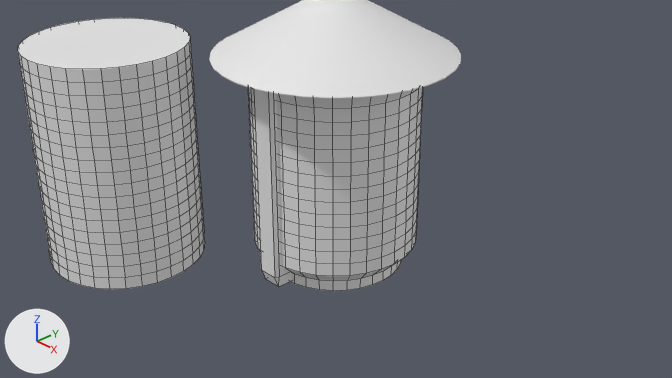
Renders of the Blender file lamp.blend from each side of a commit.
Before and after are seen from the file's camera 'Camera'. The lights are fixed; the arrows at lower left show +X, +Y and +Z. Mesh edges are drawn as thin lines on the coarser meshes.
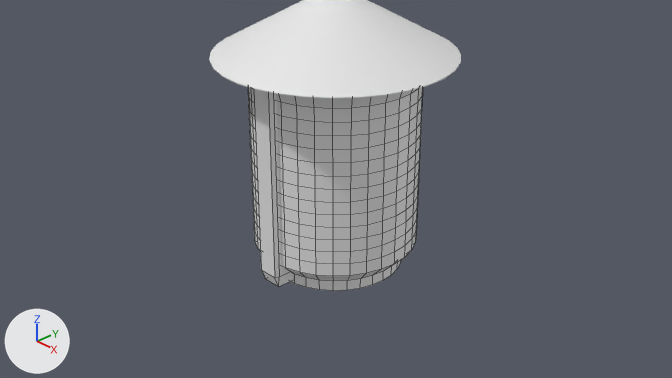
Edits to the bpy script that builds the scene:
```text
Remove ob_cylinder:
    ob_cylinder = bpy.data.objects.new('Cylinder', me_cylinder)
    ob_cylinder.location = (-2.337, -1.562, -0.26)
```

Where the change shows, as pixel boxes [x1, y1, x2, y2] in the pictures (672 x 378 px):
'Cylinder', deleted
    before: [18, 18, 205, 289]
